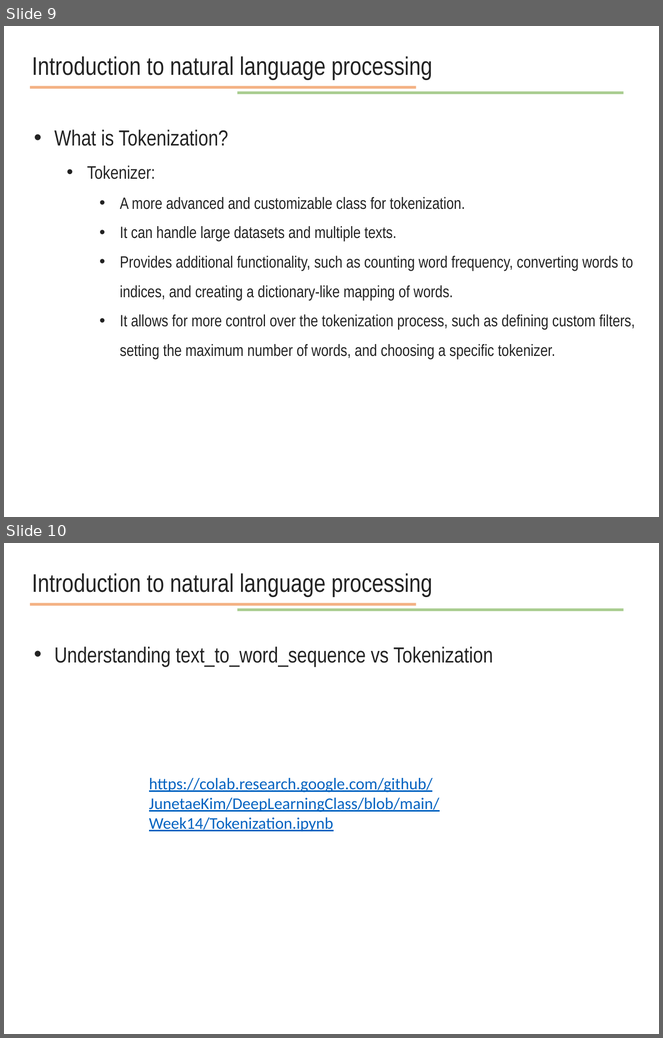
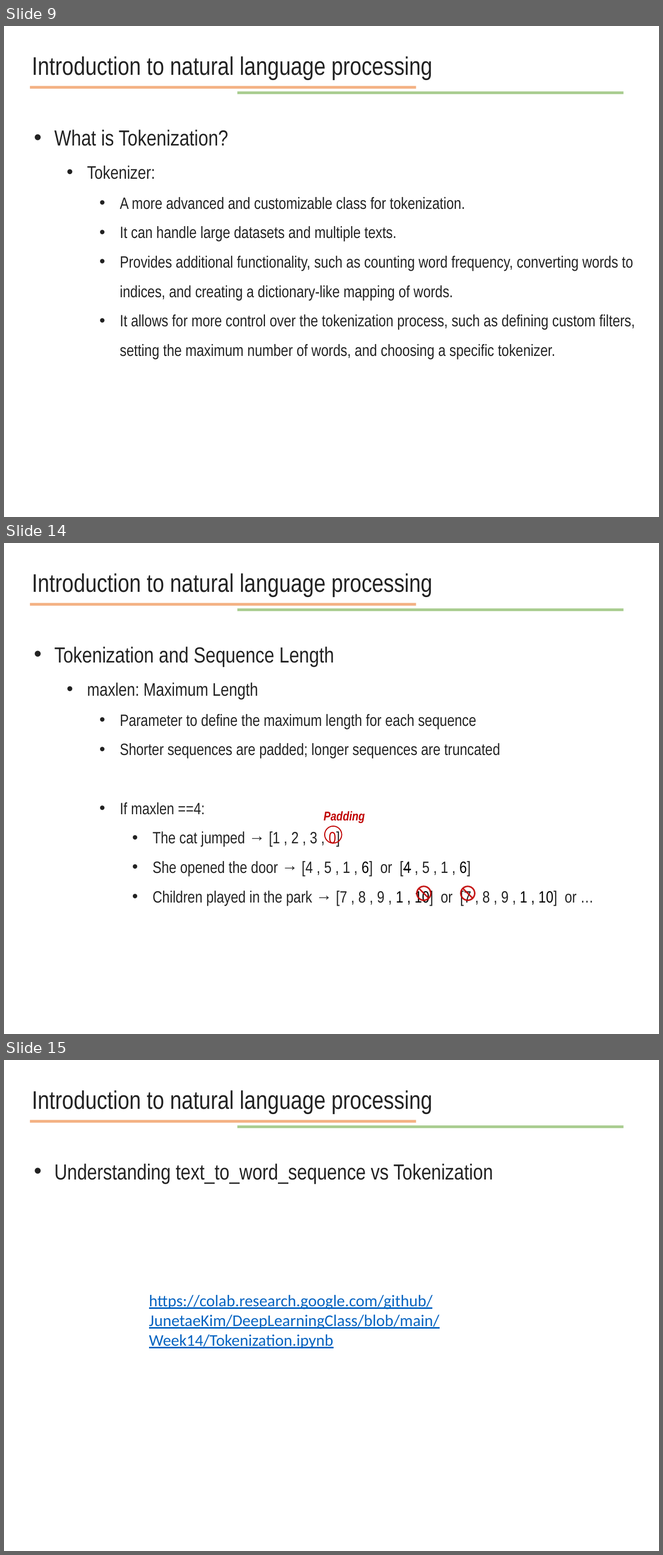
Before and after one commit to JunetaeKim/DeepLearningClass, a slide deck: Week14/week14 natural language processing.pptx. Shown one above the other, each under a label of ours: slides 9 and 10 before the commit, slides 9, 14 and 15 after it; the slides between them are not shown. The pictures are 663x1038 and 663x1555 pixels, drawn with LibreOffice and Linux fonts; fonts in the diff are those of the drawing. Boxes give left, top, right and bottom in pixels: in the first picture for what was removed or moved away, otherwise in the second. Text is boxed around its words. In the diff, an @@ line names an element or a change of style, - is before the commit and + after.

```diff
--- a/Week14/week14 natural language processing.pptx
+++ b/Week14/week14 natural language processing.pptx
@@ slide 14 added at [4, 543, 659, 1034], background #FFFFFF @@
@@ text added at [32, 573, 432, 597], 28 pt, text #222222 @@
+Introduction to natural language processing
@@ line added from (30, 604) to (416, 604), #ED7D31 3 pt @@
@@ line added from (237, 610) to (624, 610), #70AD47 3 pt @@
@@ text added at [54, 646, 577, 906], 18 pt, text #222222 @@
+• Tokenization and Sequence Length
+  • maxlen: Maximum Length
+    • Parameter to define the maximum length for each sequence
+    • Shorter sequences are padded; longer sequences are truncated
+    • If maxlen ==4:
+      • The cat jumped → [1 , 2 , 3 , 0]
+      • She opened the door → [4 , 5 , 1 , 6] or [4 , 5 , 1 , 6]
+      • Children played in the park → [7 , 8 , 9 , 1 , 10] or [7 , 8 , 9 , 1 , 10] or …
@@ text added at [324, 811, 365, 823], 14 pt, text #C00000, bold, italic @@
+Padding
@@ donut added at [324, 826, 343, 845], fill #C00000 @@
@@ no-entry sign added at [416, 886, 432, 901], fill #C00000 at 90% opacity @@
@@ no-entry sign added at [460, 886, 476, 901], fill #C00000 at 90% opacity @@
@@ what was slide 10 is now slide 15 @@
```
Also in this commit, not shown: 1 slide changed, 7 other slides added, 6 other files.
